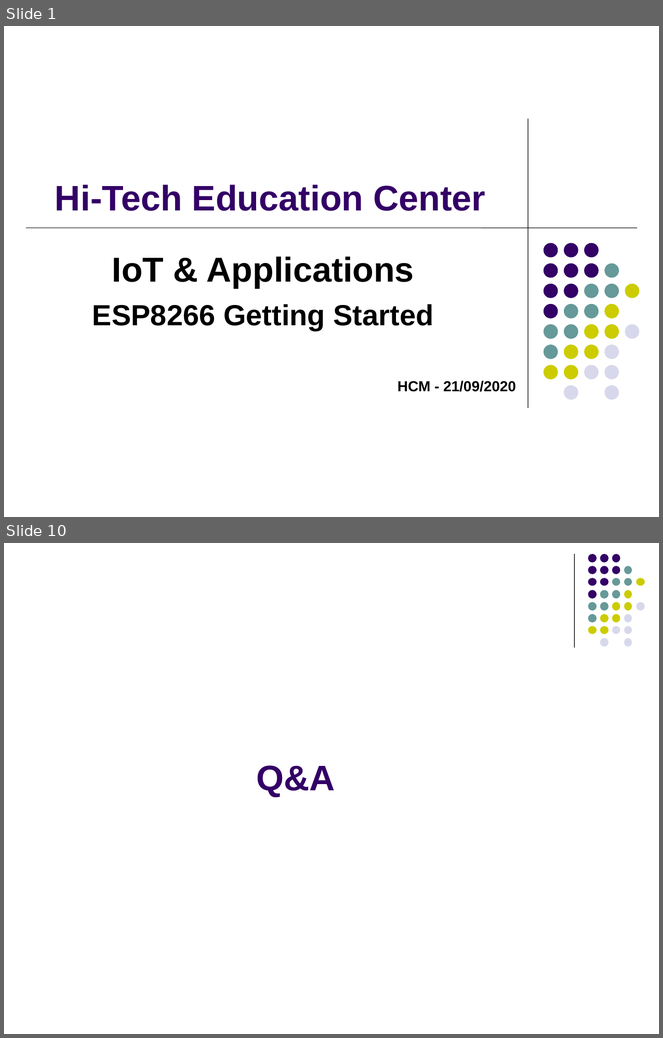
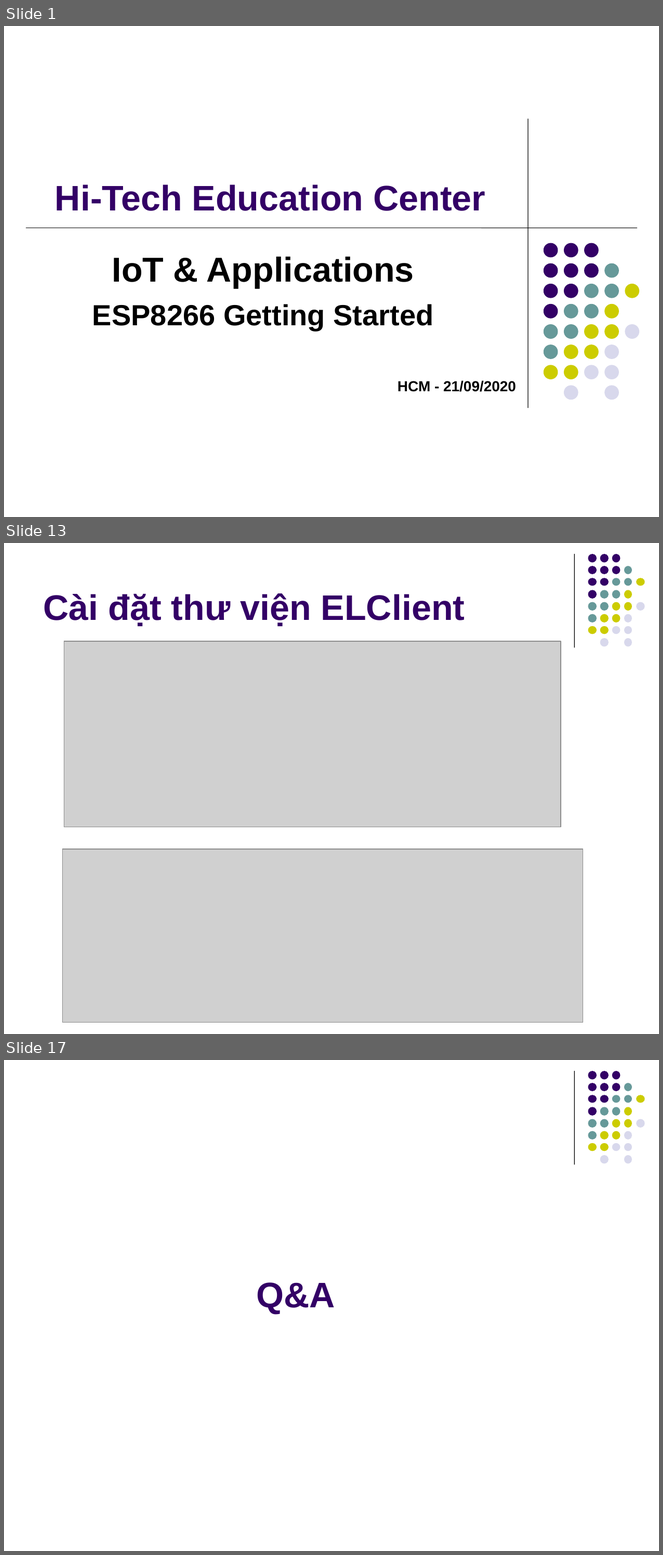
Before and after one commit to kmtekvn/hi-tech, a slide deck: 01.slides/Buoi 2 - ESP8266 Basic/02 - Giao tiếp ESP8266.ppt. Shown one above the other, each under a label of ours: slides 1 and 10 before the commit, slides 1, 13 and 17 after it; the slides between them are not shown. The pictures are 663x1038 and 663x1555 pixels, drawn with LibreOffice and Linux fonts; fonts in the diff are those of the drawing; grey boxes stand for pictures. Boxes give left, top, right and bottom in pixels: in the first picture for what was removed or moved away, otherwise in the second. Text is boxed around its words. In the diff, an @@ line names an element or a change of style, - is before the commit and + after.

```diff
--- a/01.slides/Buoi 2 - ESP8266 Basic/02 - Giao tiếp ESP8266.ppt
+++ b/01.slides/Buoi 2 - ESP8266 Basic/02 - Giao tiếp ESP8266.ppt
@@ slide 13 added at (4,543,659,1034), background #FFFFFF; not listed: 32 template elements that a slide beside it also shows @@
@@ title added at (44,593,465,626), 39 pt, text #330066, bold @@
+Cài đặt thư viện ELClient
@@ picture added at (64,641,561,827) @@
@@ picture added at (63,850,583,1023) @@
@@ what was slide 10 is now slide 17 @@
```
Also in this commit, not shown: 2 slides changed, 12 other slides added, 6 slides removed, 3 other files.
